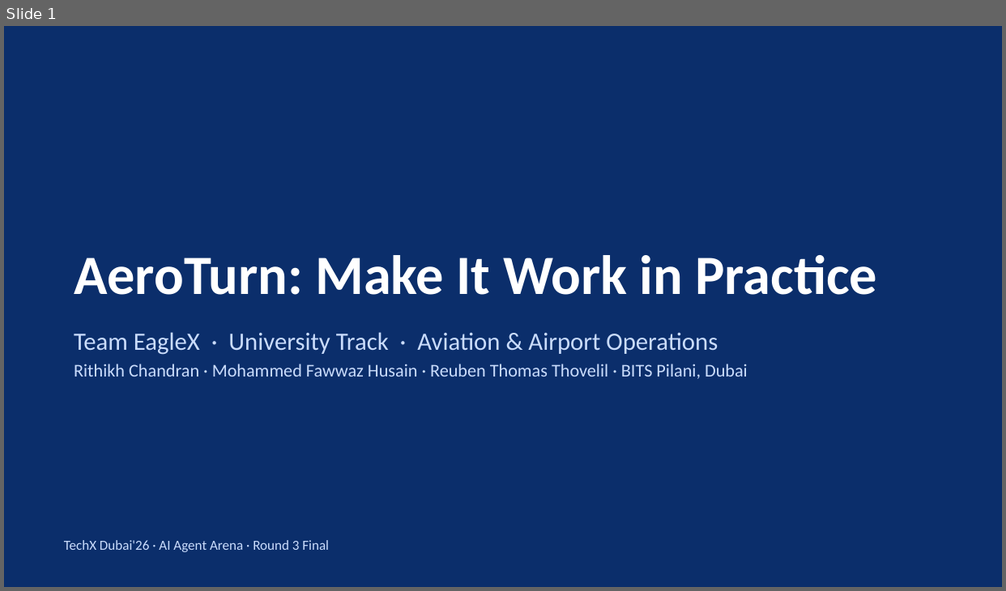
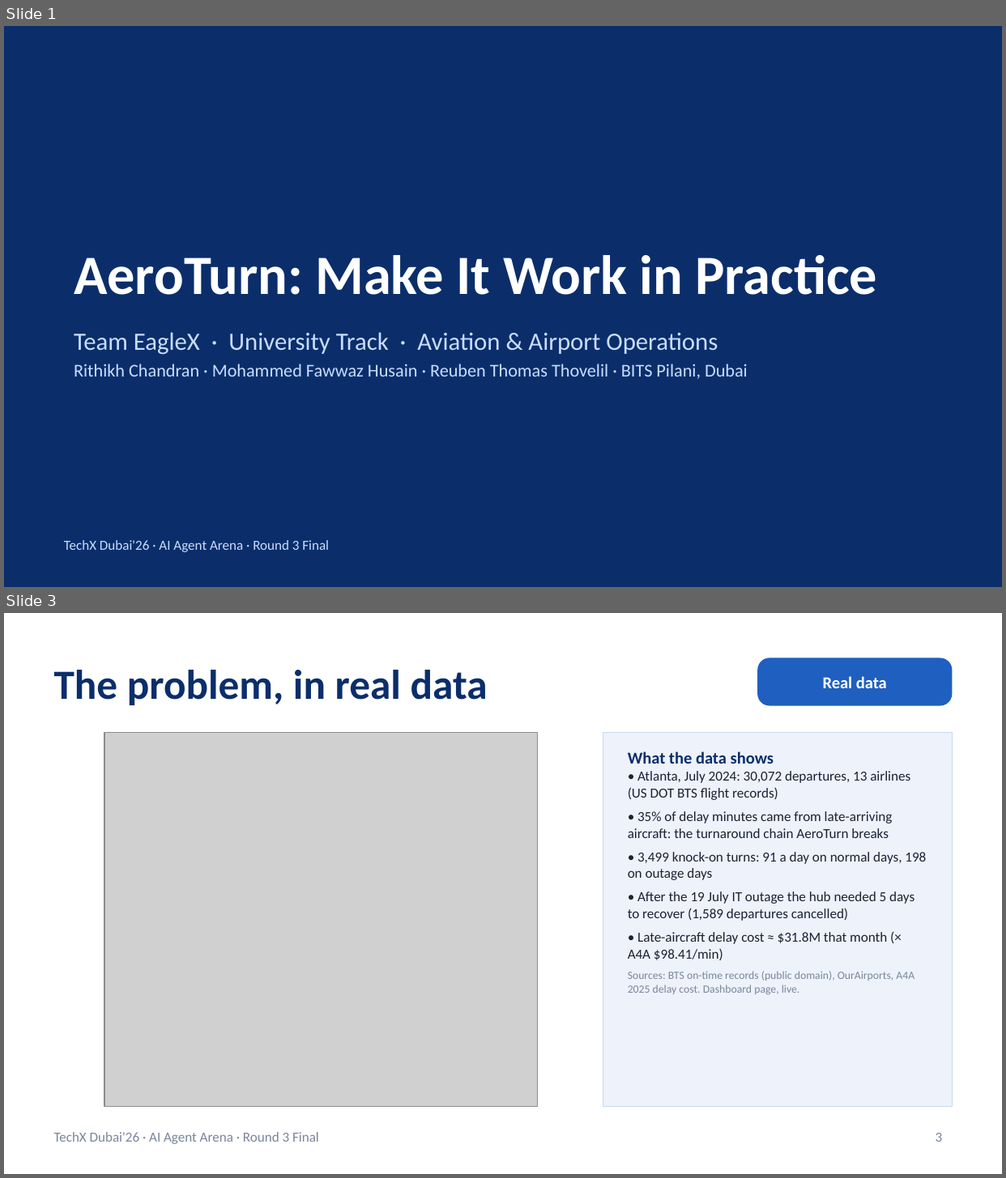
Before and after one commit to RithikhC/EagleX, a slide deck: docs/EagleX_Round3_Final.pptx. Shown one above the other, each under a label of ours: slide 1 before the commit, slides 1 and 3 after it; the slides between them are not shown. The pictures are 1006x591 and 1006x1178 pixels, drawn with LibreOffice and Linux fonts; fonts in the diff are those of the drawing; grey boxes stand for pictures. Boxes give left, top, right and bottom in pixels: in the first picture for what was removed or moved away, otherwise in the second. Text is boxed around its words. In the diff, an @@ line names an element or a change of style, - is before the commit and + after.

```diff
--- a/docs/EagleX_Round3_Final.pptx
+++ b/docs/EagleX_Round3_Final.pptx
@@ slide 3 added at [4, 613, 1002, 1174], background #FFFFFF @@
@@ rounded rectangle added at [757, 658, 952, 706], fill #1F5FBF, 12 pt, text #FFFFFF, bold @@
+Real data
@@ title added at [54, 670, 488, 705], 30 pt, text #0B2E6B, bold @@
+The problem, in real data
@@ picture added at [104, 733, 538, 1107] @@
@@ rectangle added at [603, 733, 952, 1107], fill #EDF2FB, outline #C9D8F0 0.5 pt @@
@@ text added at [628, 752, 926, 995], 10 pt, text #1A2233 @@
+What the data shows
+• Atlanta, July 2024: 30,072 departures, 13 airlines (US DOT BTS flight records)
+• 35% of delay minutes came from late-arriving aircraft: the turnaround chain AeroTurn breaks
+• 3,499 knock-on turns: 91 a day on normal days, 198 on outage days
+• After the 19 July IT outage the hub needed 5 days to recover (1,589 departures cancelled)
+• Late-aircraft delay cost ≈ $31.8M that month (× A4A $98.41/min)
+Sources: BTS on-time records (public domain), OurAirports, A4A 2025 delay cost. Dashboard page, live.
@@ text added at [54, 1132, 319, 1144], 10 pt, text #7A869A @@
+TechX Dubai'26 · AI Agent Arena · Round 3 Final
@@ page number added at [936, 1133, 943, 1142], 10 pt, text #7A869A @@
+3
```
Also in this commit, not shown: 3 slides changed, 2 other slides added, 23 other files.
